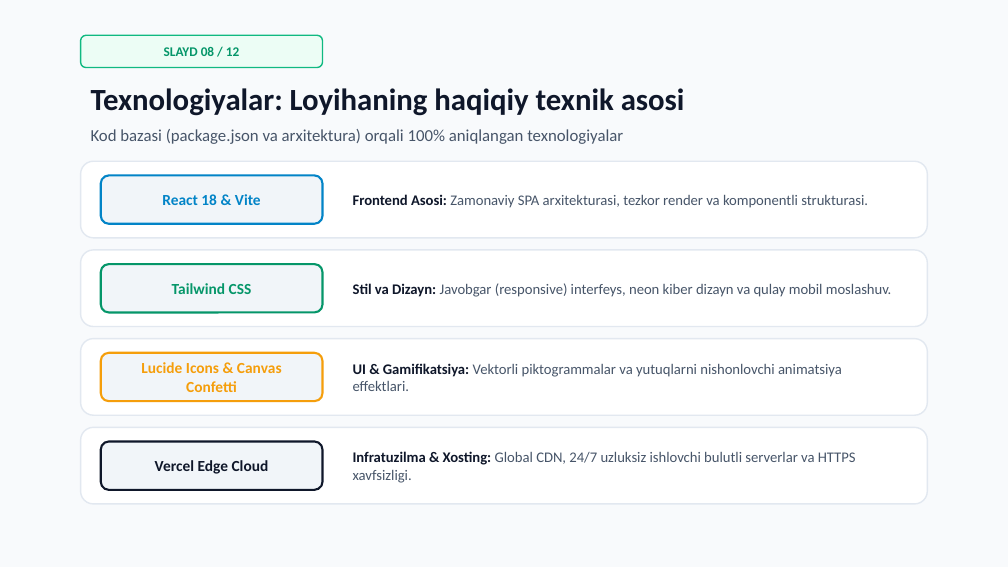
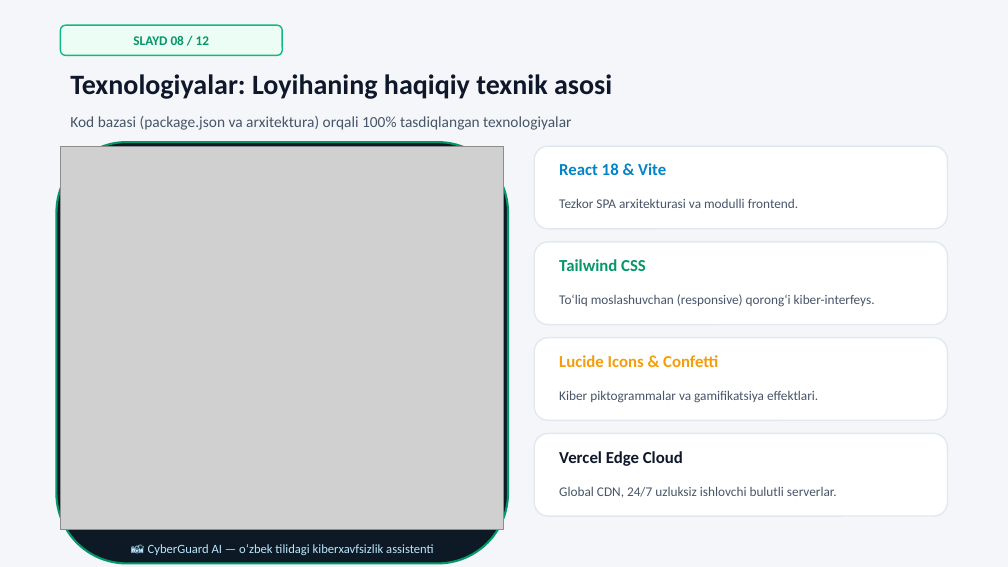
Before and after one commit to bexruzabduraxmonov/kiber-qoriqchi, a slide deck: slide 8 of KiberQoriqchi_Prezentatsiya.pptx. Drawn at 1008x567 pixels with LibreOffice and Linux fonts; fonts in the diff are those of the drawing; grey boxes stand for pictures. Boxes give left, top, right and bottom in pixels: in the first picture for what was removed or moved away, otherwise in the second. Text is boxed around its words. In the diff, an @@ line names an element or a change of style, - is before the commit and + after.

Commit message:
feat: barcha 12 ta slaydga real screenshotlar va yangilangan rasmlar qoshildi

```diff
--- a/KiberQoriqchi_Prezentatsiya.pptx
+++ b/KiberQoriqchi_Prezentatsiya.pptx
@@ background #F8FAFC to #F4F6F9 @@
@@ text "SLAYD 08 / 12": place and size @@
-text "SLAYD 08 / 12" at [164, 47, 239, 56]
+text "SLAYD 08 / 12" at [133, 36, 209, 45]
@@ rounded rectangle: place and size @@
-rounded rectangle at [81, 35, 323, 68]
+rounded rectangle at [60, 25, 282, 55]
@@ text "Texnologiyalar: Loyihaning haqiqiy texnik asosi": place and size @@
-text "Texnologiyalar: Loyihaning haqiqiy texnik asosi" at [91, 88, 685, 116]
+text "Texnologiyalar: Loyihaning haqiqiy texnik asosi" at [70, 74, 612, 99]
@@ text "Texnologiyalar: Loyihaning haqiqiy texnik asosi" at [70, 74, 612, 99]: size 22 to 20 pt @@
@@ text at [70, 116, 571, 130]: text changed; size 12 to 11 pt @@
-Kod bazasi (package.json va arxitektura) orqali 100% aniqlangan texnologiyalar
+Kod bazasi (package.json va arxitektura) orqali 100% tasdiqlangan texnologiyalar
@@ rounded rectangle: place and size @@
-rounded rectangle at [81, 161, 927, 238]
+rounded rectangle at [56, 142, 508, 563]
@@ rounded rectangle at [56, 142, 508, 563]: fill #FFFFFF to #0D1A26; outline #E2E8F0 1 pt to #059669 1.5 pt @@
@@ picture added at [60, 146, 504, 529] @@
@@ rounded rectangle added at [534, 146, 948, 229], fill #FFFFFF, outline #E2E8F0 1 pt @@
@@ rounded rectangle removed at [101, 175, 323, 224] @@
@@ text "React 18 & Vite": place and size @@
-text "React 18 & Vite" at [162, 194, 261, 205]
+text "React 18 & Vite" at [559, 163, 666, 175]
@@ text removed at [353, 194, 868, 208] @@
-Frontend Asosi: Zamonaviy SPA arxitekturasi, tezkor render va komponentli strukturasi.
@@ text added at [559, 198, 798, 208], 9.5 pt, text #475569 @@
+Tezkor SPA arxitekturasi va modulli frontend.
@@ rounded rectangle removed at [101, 264, 323, 312] @@
@@ rounded rectangle: place and size @@
-rounded rectangle at [81, 250, 927, 327]
+rounded rectangle at [534, 242, 948, 325]
@@ text "Tailwind CSS": place and size @@
-text "Tailwind CSS" at [172, 283, 252, 294]
+text "Tailwind CSS" at [559, 259, 646, 271]
@@ text removed at [353, 283, 892, 297] @@
-Stil va Dizayn: Javobgar (responsive) interfeys, neon kiber dizayn va qulay mobil moslashuv.
@@ text added at [559, 294, 875, 307], 9.5 pt, text #475569 @@
+To‘liq moslashuvchan (responsive) qorong‘i kiber-interfeys.
@@ rounded rectangle removed at [81, 339, 927, 415] @@
@@ rounded rectangle: place and size @@
-rounded rectangle at [101, 353, 323, 401]
+rounded rectangle at [534, 338, 948, 420]
@@ rounded rectangle at [534, 338, 948, 420]: fill #F1F5F9 to #FFFFFF; outline #F59E0B 1.5 pt to #E2E8F0 1 pt @@
@@ text at [559, 355, 718, 367]: text changed; size 11 to 12 pt @@
-Lucide Icons & Canvas Confetti
+Lucide Icons & Confetti
@@ text at [559, 390, 818, 403]: text changed; size 10.5 to 9.5 pt @@
-UI & Gamifikatsiya: Vektorli piktogrammalar va yutuqlarni nishonlovchi animatsiya effektlari.
+Kiber piktogrammalar va gamifikatsiya effektlari.
@@ rounded rectangle removed at [101, 442, 323, 490] @@
@@ rounded rectangle: place and size @@
-rounded rectangle at [81, 427, 927, 504]
+rounded rectangle at [534, 433, 948, 516]
@@ size 11 to 12 pt; alignment centre to left in 3 elements at [559, 163, 666, 175], [559, 259, 646, 271], [559, 451, 683, 466] @@
@@ text "Vercel Edge Cloud": place and size @@
-text "Vercel Edge Cloud" at [155, 460, 269, 474]
+text "Vercel Edge Cloud" at [559, 451, 683, 466]
@@ text at [559, 486, 837, 498]: text changed; size 10.5 to 9.5 pt @@
-Infratuzilma & Xosting: Global CDN, 24/7 uzluksiz ishlovchi bulutli serverlar va HTTPS xavfsizligi.
+Global CDN, 24/7 uzluksiz ishlovchi bulutli serverlar.
@@ text added at [148, 544, 434, 555], 9 pt, text #BAE6FD @@
+📸 CyberGuard AI — o‘zbek tilidagi kiberxavfsizlik assistenti
```
Also in this commit, not shown: 8 other slides changed, 3 slides added, 3 slides removed, 10 other files.
